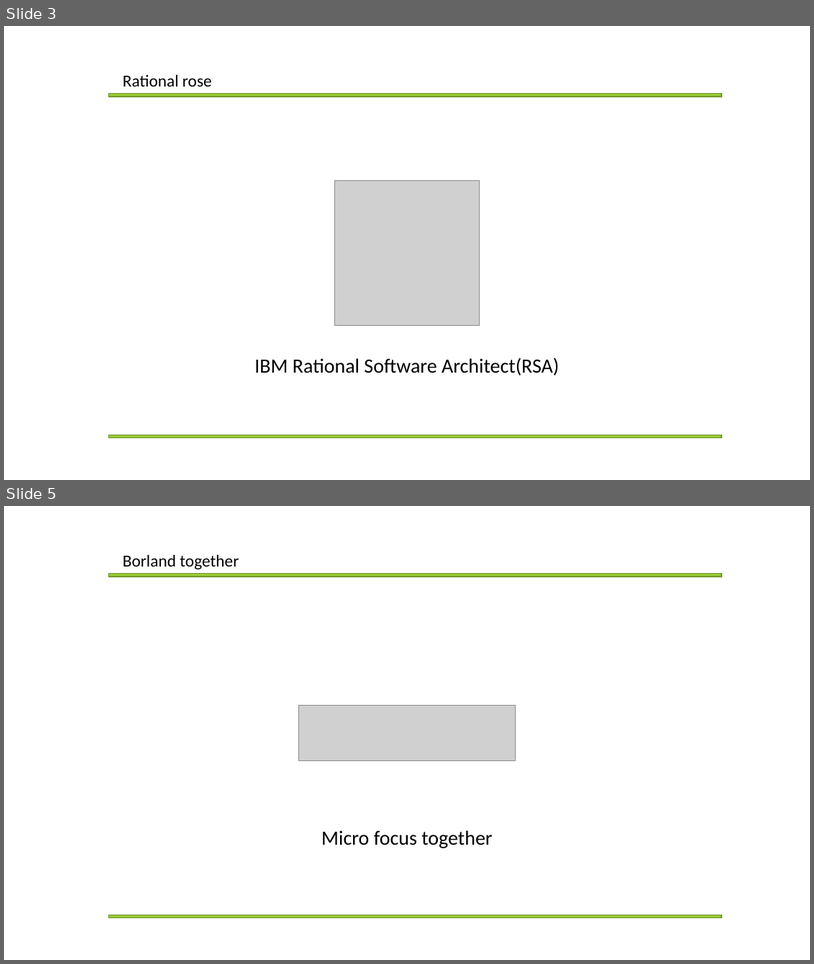
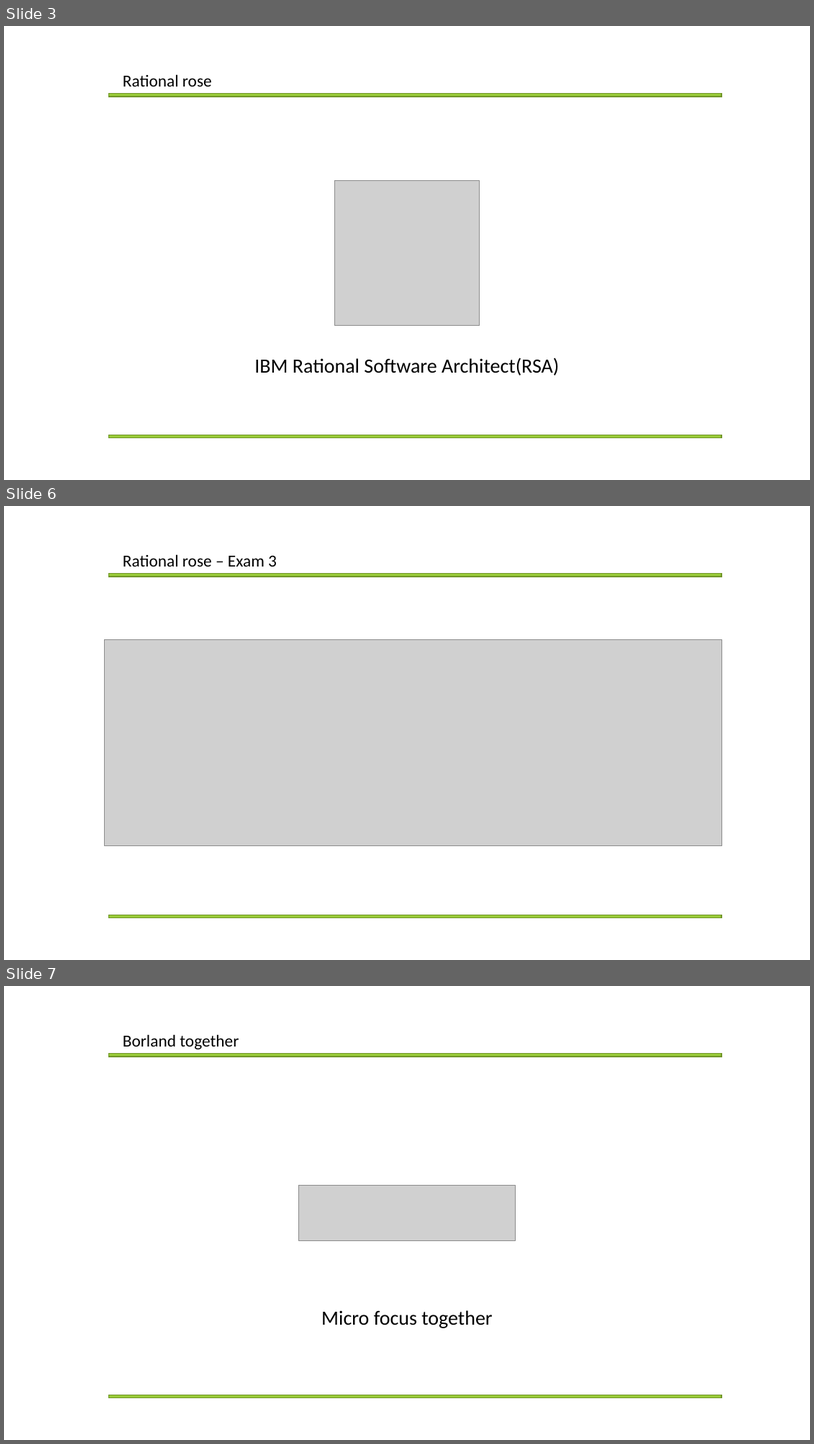
Before and after one commit to Mikusnuz/MyPractice, a slide deck: Study/11. Rational rose + StarUML + Borland together.pptx. Shown one above the other, each under a label of ours: slides 3 and 5 before the commit, slides 3, 6 and 7 after it; the slides between them are not shown. The pictures are 814x964 and 814x1444 pixels, drawn with LibreOffice and Linux fonts; fonts in the diff are those of the drawing; grey boxes stand for pictures. Boxes give left, top, right and bottom in pixels: in the first picture for what was removed or moved away, otherwise in the second. Text is boxed around its words. In the diff, an @@ line names an element or a change of style, - is before the commit and + after.

```diff
--- a/Study/11. Rational rose + StarUML + Borland together.pptx
+++ b/Study/11. Rational rose + StarUML + Borland together.pptx
@@ slide 6 added at (4, 506, 810, 960), background #FFFFFF @@
@@ text added at (123, 554, 277, 566), 20 pt, text #000000 @@
+Rational rose – Exam 3
@@ rectangle added at (108, 574, 722, 577), fill #99CB38, outline #719629 1 pt @@
@@ picture added at (104, 640, 722, 846) @@
@@ rectangle added at (108, 914, 722, 917), fill #99CB38, outline #719629 1 pt @@
@@ what was slide 5 is now slide 7 @@
```
Also in this commit, not shown: 3 slides changed, 5 other slides added, 3 other files.
